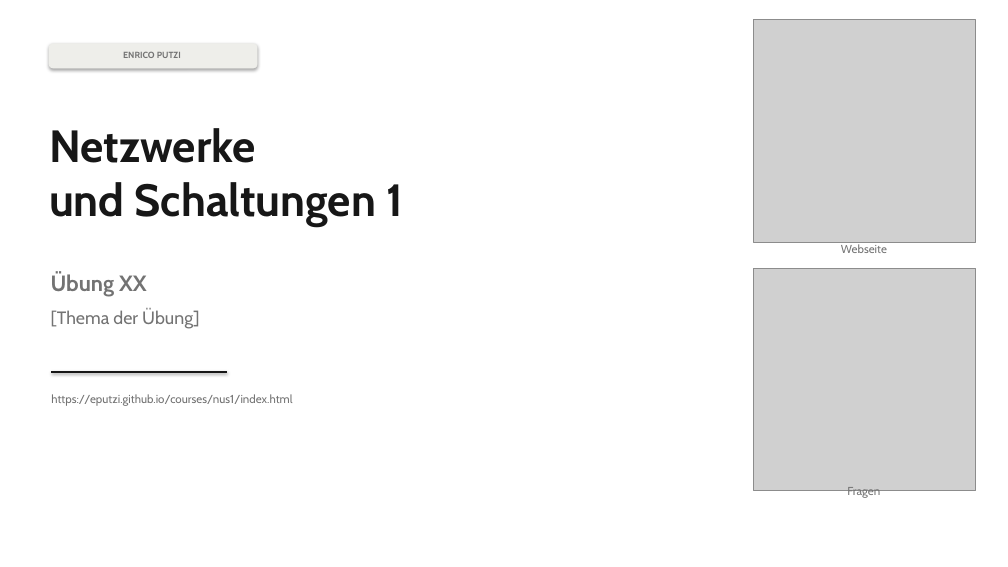
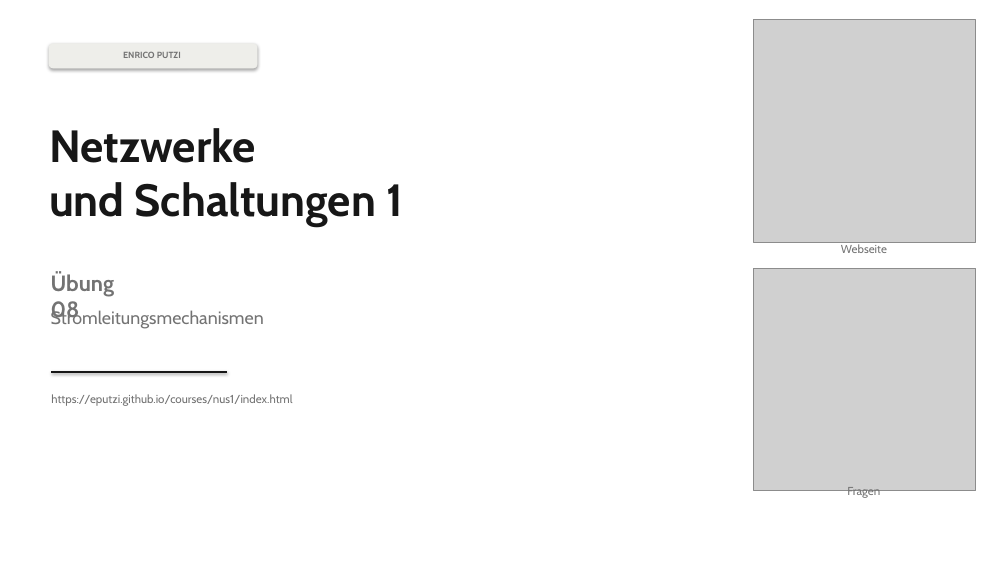
Before and after one commit to eputzi/eputzi.github.io, a slide deck: slide 1 of courses/nus1/files/slides/W08.pptx. Drawn at 1008x567 pixels with LibreOffice and Linux fonts; fonts in the diff are those of the drawing; grey boxes stand for pictures. Boxes give left, top, right and bottom in pixels: in the first picture for what was removed or moved away, otherwise in the second. Text is boxed around its words. In the diff, an @@ line names an element or a change of style, - is before the commit and + after.

```diff
--- a/courses/nus1/files/slides/W08.pptx
+++ b/courses/nus1/files/slides/W08.pptx
@@ text at bbox=[51, 272, 115, 323]: text changed @@
-Übung XX
+Übung 08
@@ text at bbox=[51, 310, 264, 329]: text changed @@
-[Thema der Übung]
+Stromleitungsmechanismen
```
Also in this commit, not shown: 1 other slide changed, 23 slides added, 5 slides removed, 3 other files.
